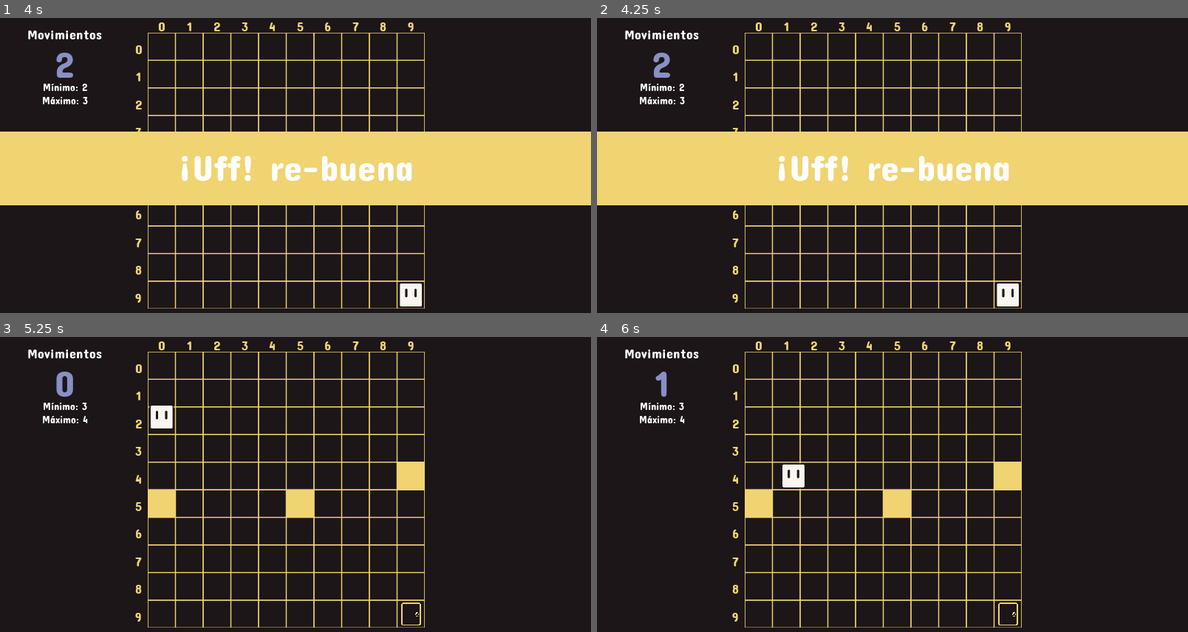
Above: before the commit, frames 1-4 (two rows, left to right).
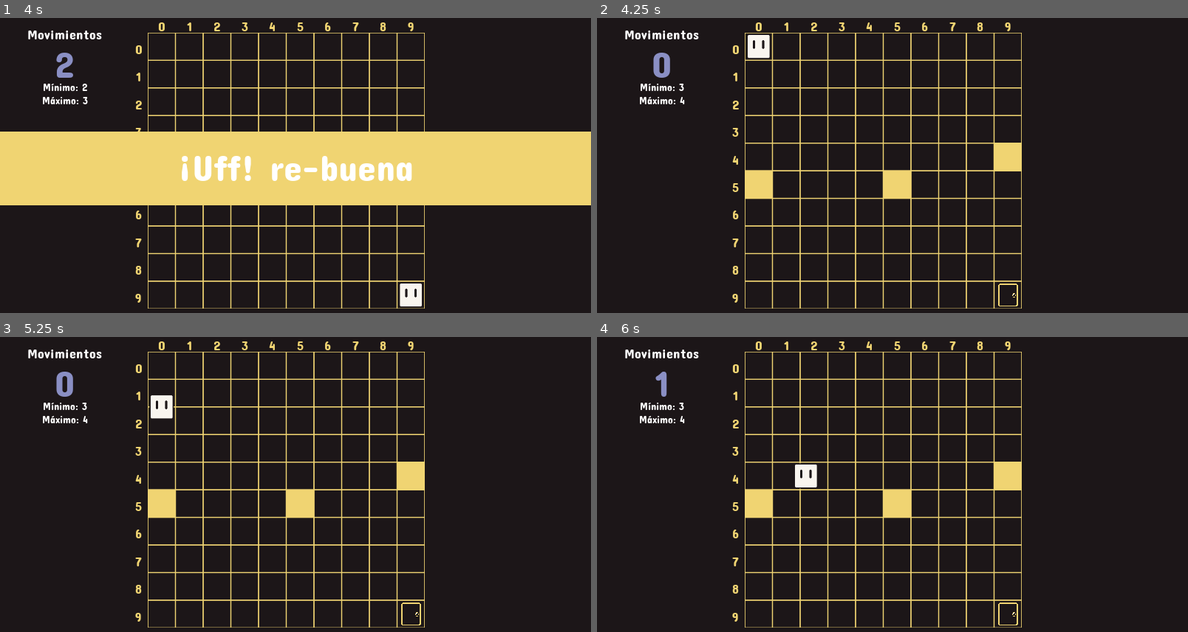
Above: after the commit, the same moments.

Repository: mapedorr/GetOut
Game: Godot game, scene res://Juego.tscn
Same seed, same stepped clock (60 frames per second), same inputs: the game is played once before the commit and once after it.
Inputs:
- Up to frame 1 (4 s): tap Enter at 0.5 s; hold Right (ui_right) 0.53-1.28 s; hold Down (ui_down) 1.28-2.03 s; hold Right (ui_right) 2.03-2.78 s; hold Up (ui_up) 2.78-3.53 s; tap Space at 3.5 s; hold Left (ui_left) from 3.53 s (still down)
- Up to frame 2 (4.25 s): keep holding Left (ui_left)
- Up to frame 3 (5.25 s): tap Enter at 5 s; release Left (ui_left) at 5.03 s; hold Down (ui_down) from 5.03 s (still down)
- Up to frame 4 (6 s): release Down (ui_down) at 5.78 s; hold Right (ui_right) from 5.78 s (still down)

Frame 1 is identical in both runs. In frame 2, 24% of the frame differs, in the area x 0-100%, y 5-98%; in frame 3, 0.3%; in frame 4, 0.4%.

Commit message:
Added scenes for Agujero, Portal and Cerradura

Diff:
--- a/Juego.gd
+++ b/Juego.gd
@@ -3,7 +3,7 @@
 export(Array, PackedScene) var niveles
 
 var moviendo_personaje = false
-var objetivo_alcanzado = false
+var en_salida = false
 var movimientos_hechos = 0
 var en_pausa = false
 var nivel_actual = null
@@ -15,8 +15,11 @@
 #	Conectar señales de GUI
 	$GUI.actualizar_movimientos(movimientos_hechos)
 	$GUI.connect("juego_pausado", self, "_en_juego_pausado")
+	$GUI.connect("nivel_ganado", self, "terminar_nivel")
+	$GUI.connect("nivel_perdido", self, "reiniciar_nivel")
 
 func iniciar_nivel(indice):
+	en_salida = false
 	nivel_actual = niveles[indice].instance()
 	$Niveles.add_child(nivel_actual)
 	#	Configurar GUI
@@ -25,7 +28,7 @@
 	nivel_actual.connect("accion_jugador", self, "accion_jugador")
 
 func accion_jugador(dir):
-	if objetivo_alcanzado:
+	if en_salida:
 		return
 
 	if not en_pausa and not moviendo_personaje:
@@ -50,7 +53,7 @@
 #				- - - - DESPUÉS DE MOVER - - - -
 				if celda_destino.tipo == "Salida":
 #					El jugador ha llegado a la salida
-					objetivo_alcanzado = true
+					en_salida = true
 					break
 			else:
 #				No hacer nada si el jugador intenta salirse del tablero
@@ -61,23 +64,9 @@
 			movimientos_hechos += 1
 			$GUI.actualizar_movimientos(movimientos_hechos)
 
-		if objetivo_alcanzado:
+		if en_salida:
 #			Mostrar mensaje de victoria o derrota
-			if movimientos_hechos == nivel_actual.min_movimientos:
-				$GUI.mostrar_mensaje("super")
-			elif movimientos_hechos <= nivel_actual.max_movimientos:
-				$GUI.mostrar_mensaje("victoria")
-			else:
-				$GUI.mostrar_mensaje("derrota")
-			yield(get_tree().create_timer(2.0), "timeout")
-			$GUI.ocultar_mensaje()
-			objetivo_alcanzado = false
-			movimientos_hechos = 0
-			$GUI.actualizar_movimientos(movimientos_hechos)
-			contador_niveles += 1
-			if contador_niveles < niveles.size():
-				nivel_actual.queue_free()
-				iniciar_nivel(contador_niveles)
+			$GUI.mostrar_mensaje(movimientos_hechos)
 
 		moviendo_personaje = false
 
@@ -97,3 +86,20 @@
 
 func _en_juego_pausado(valor):
 	en_pausa = valor
+
+func reiniciar_nivel():
+	reiniciar_gui()
+	nivel_actual.queue_free()
+	iniciar_nivel(contador_niveles)
+
+func terminar_nivel():
+	reiniciar_gui()
+	contador_niveles += 1
+	if contador_niveles < niveles.size():
+		nivel_actual.queue_free()
+		iniciar_nivel(contador_niveles)
+
+func reiniciar_gui():
+	$GUI.ocultar_mensaje()
+	movimientos_hechos = 0
+	$GUI.actualizar_movimientos(movimientos_hechos)
--- /dev/null
+++ b/fichas/agujero/Agujero.tscn
@@ -0,0 +1,8 @@
+[gd_scene load_steps=2 format=2]
+
+[ext_resource path="res://fichas/agujero/agujero.png" type="Texture" id=1]
+
+[node name="Agujero" type="Node2D"]
+
+[node name="Sprite" type="Sprite" parent="."]
+texture = ExtResource( 1 )
--- /dev/null
+++ b/fichas/cerradura/Cerradura.tscn
@@ -0,0 +1,8 @@
+[gd_scene load_steps=2 format=2]
+
+[ext_resource path="res://fichas/cerradura/cerradura.png" type="Texture" id=1]
+
+[node name="Cerradura" type="Node2D"]
+
+[node name="Sprite" type="Sprite" parent="."]
+texture = ExtResource( 1 )
--- /dev/null
+++ b/fichas/portal/Portal.tscn
@@ -0,0 +1,8 @@
+[gd_scene load_steps=2 format=2]
+
+[ext_resource path="res://fichas/portal/portal.png" type="Texture" id=1]
+
+[node name="Portal" type="Node2D"]
+
+[node name="Sprite" type="Sprite" parent="."]
+texture = ExtResource( 1 )
--- a/gui/GUI.gd
+++ b/gui/GUI.gd
@@ -1,8 +1,12 @@
 extends CanvasLayer
 
 signal juego_pausado(estado)
+signal nivel_ganado
+signal nivel_perdido
 
 var on_main_menu = false
+var min_movimientos = 0
+var max_movimientos = 0
 
 # Called when the node enters the scene tree for the first time.
 func _ready():
@@ -34,17 +38,26 @@
 	$Movimiento/Contenedor/Conteo.text = String(nuevo_valor)
 
 func establecer_movimientos(minimos, maximos):
+	min_movimientos = minimos
+	max_movimientos = maximos
 	$Movimiento/Contenedor/Min.text = "Mínimo: %d" % minimos
 	$Movimiento/Contenedor/Max.text = "Máximo: %d" % maximos
 
-func mostrar_mensaje(tipo):
-	match tipo:
-		"super":
-			$Mensajes/Super.show()
-		"victoria":
-			$Mensajes/Victoria.show()
-		"derrota":
-			$Mensajes/Derrota.show()
+func mostrar_mensaje(movimientos_hechos):
+	var ganado = true
+	if movimientos_hechos == min_movimientos:
+		$Mensajes/Super.show()
+	elif movimientos_hechos <= max_movimientos:
+		$Mensajes/Victoria.show()
+	else:
+		ganado = false
+		$Mensajes/Derrota.show()
+
+	yield(get_tree().create_timer(1.5), "timeout")
+	if ganado:
+		emit_signal("nivel_ganado")
+	else:
+		emit_signal("nivel_perdido")
 
 func ocultar_mensaje():
 	$Mensajes/Super.hide()
--- a/gui/GUI.tscn
+++ b/gui/GUI.tscn
@@ -30,33 +30,38 @@
 size = 18
 font_data = ExtResource( 3 )
 
-[sub_resource type="DynamicFont" id=7]
+[sub_resource type="DynamicFont" id=4]
 size = 64
 extra_spacing_top = -32
 font_data = ExtResource( 3 )
 
-[sub_resource type="DynamicFont" id=8]
+[sub_resource type="DynamicFont" id=5]
 size = 64
 extra_spacing_top = -10
 font_data = ExtResource( 3 )
 
-[sub_resource type="StyleBoxEmpty" id=9]
-
-[sub_resource type="DynamicFont" id=10]
+[sub_resource type="StyleBoxEmpty" id=6]
+
+[sub_resource type="DynamicFont" id=7]
 size = 32
 extra_spacing_top = -10
 font_data = ExtResource( 3 )
 
-[sub_resource type="StyleBoxEmpty" id=11]
-
-[sub_resource type="DynamicFont" id=4]
+[sub_resource type="StyleBoxEmpty" id=8]
+
+[sub_resource type="DynamicFont" id=9]
 size = 24
 extra_spacing_bottom = 12
 font_data = ExtResource( 3 )
 
-[sub_resource type="DynamicFont" id=5]
+[sub_resource type="DynamicFont" id=10]
 size = 18
 extra_spacing_top = -9
+font_data = ExtResource( 3 )
+
+[sub_resource type="DynamicFont" id=11]
+size = 18
+extra_spacing_top = -4
 font_data = ExtResource( 3 )
 
 [sub_resource type="DynamicFont" id=12]
@@ -65,11 +70,6 @@
 font_data = ExtResource( 3 )
 
 [sub_resource type="DynamicFont" id=13]
-size = 18
-extra_spacing_top = -4
-font_data = ExtResource( 3 )
-
-[sub_resource type="DynamicFont" id=6]
 font_data = ExtResource( 3 )
 
 [node name="GUI" type="CanvasLayer"]
--- a/niveles/base/Nivel.gd
+++ b/niveles/base/Nivel.gd
@@ -8,11 +8,12 @@
 
 var espera_accion = 0
 var moviendo_personaje = false
-var objetivo_alcanzado = false
 var pared_node = preload("res://fichas/pared/Pared.tscn")
 
 # Llamada cuando el nodo entra en el árbol de la escena por primera vez.
 func _ready():
+#	Guardar celdas originales
+
 #	Conectar señales
 	conectar()
 #	Ubicar paredes
Binary file added: fichas/agujero/agujero.png
Not shown, added: fichas/agujero/agujero.png.import
Binary file added: fichas/cerradura/cerradura.png
Not shown, added: fichas/cerradura/cerradura.png.import
Binary file added: fichas/portal/portal.png
Not shown, added: fichas/portal/portal.png.import
Not shown: 21 places in gui/GUI.tscn that only renumber resources
